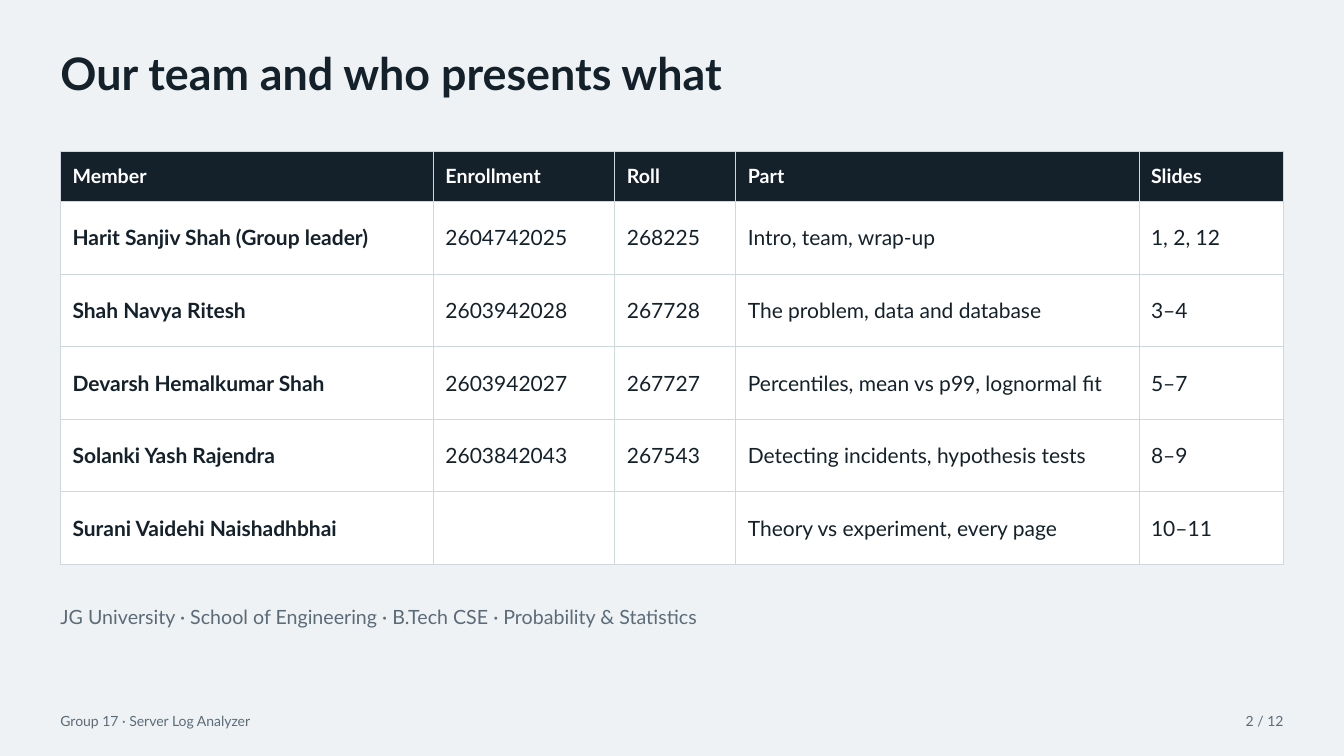
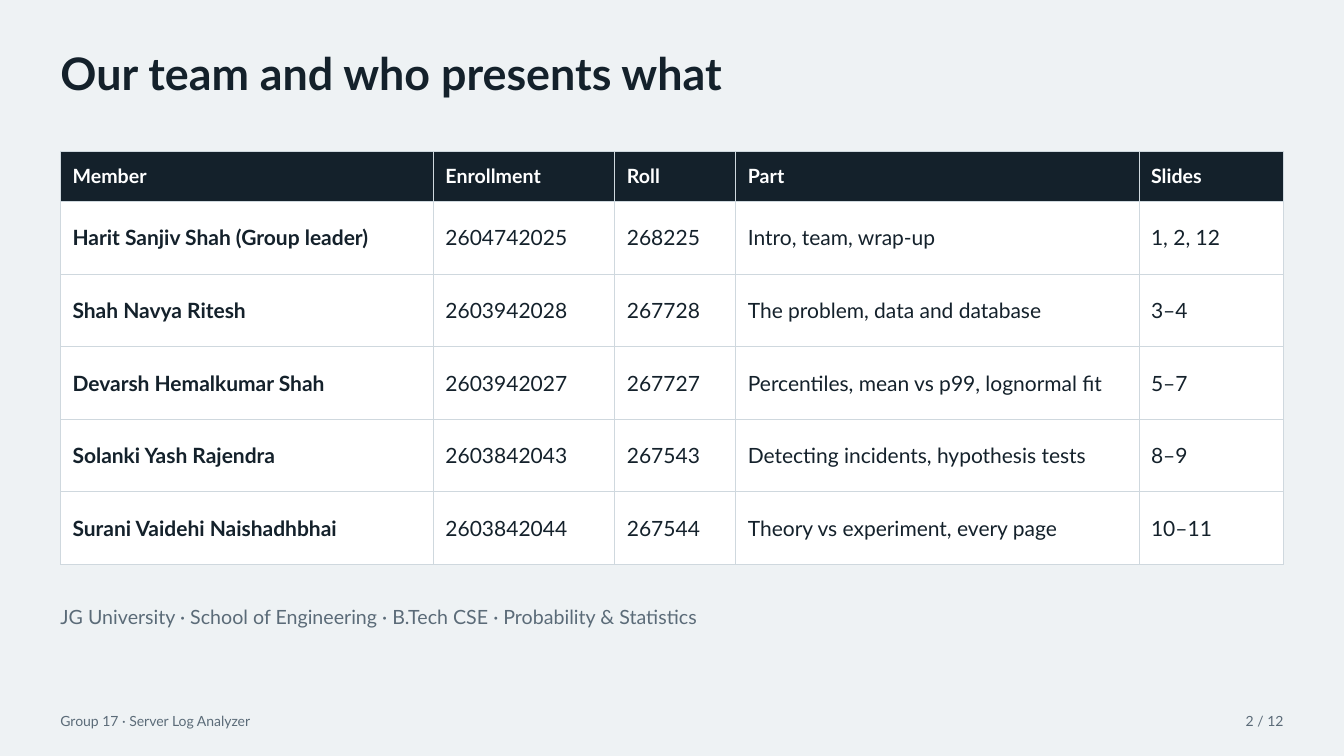
Before and after one commit to Harit23/server-log-anomaly-analyzer, a slide deck: slide 2 of reports/Group17_Presentation.pptx. Drawn at 1344x756 pixels with LibreOffice and Linux fonts; fonts in the diff are those of the drawing. Boxes give left, top, right and bottom in pixels: in the first picture for what was removed or moved away, otherwise in the second. Text is boxed around its words. In the diff, an @@ line names an element or a change of style, - is before the commit and + after.

```diff
--- a/reports/Group17_Presentation.pptx
+++ b/reports/Group17_Presentation.pptx
@@ table at [60, 151, 1284, 544] @@
-row 6, column 2: 
+row 6, column 2: 2603842044
-row 6, column 3: 
+row 6, column 3: 267544
```
Also in this commit, not shown: 1 other slide changed, 2 other files.
